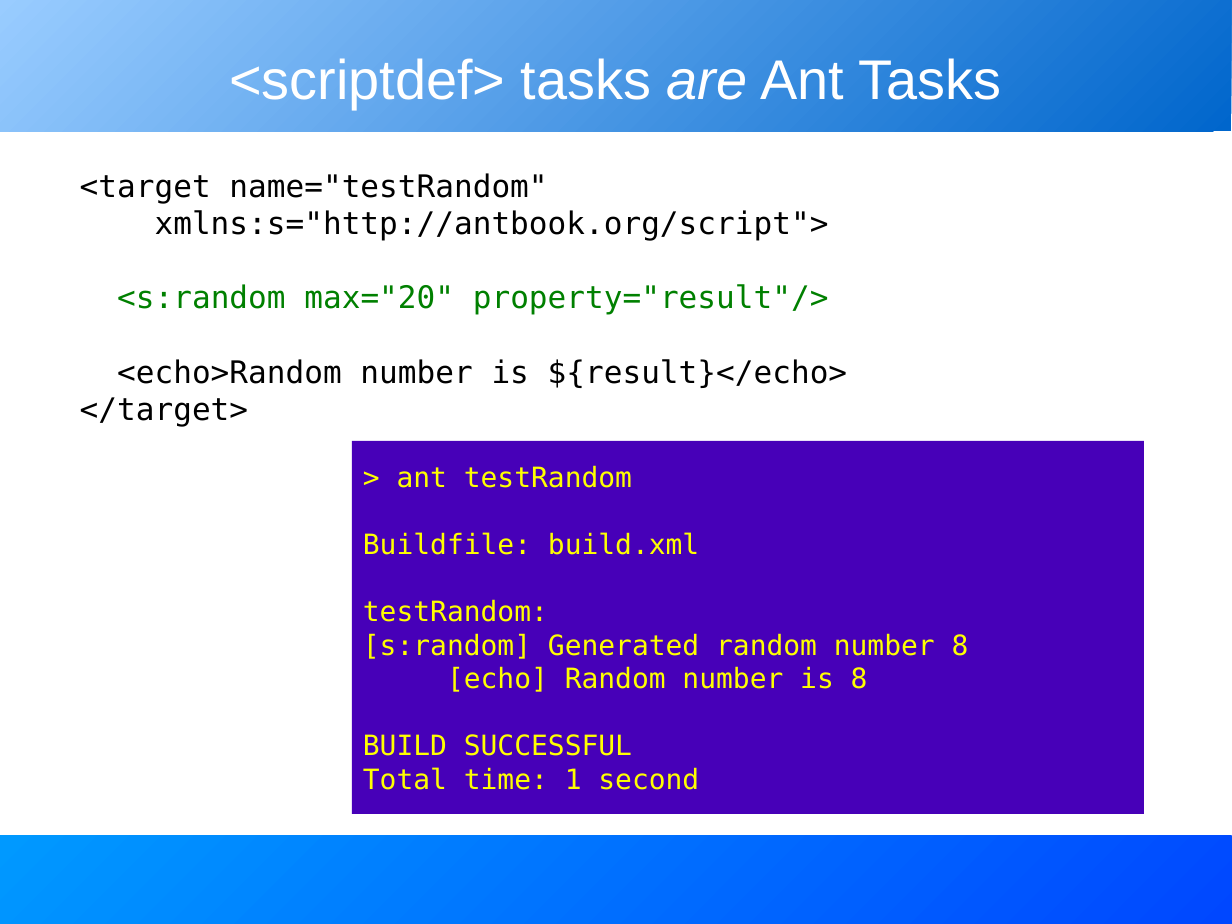
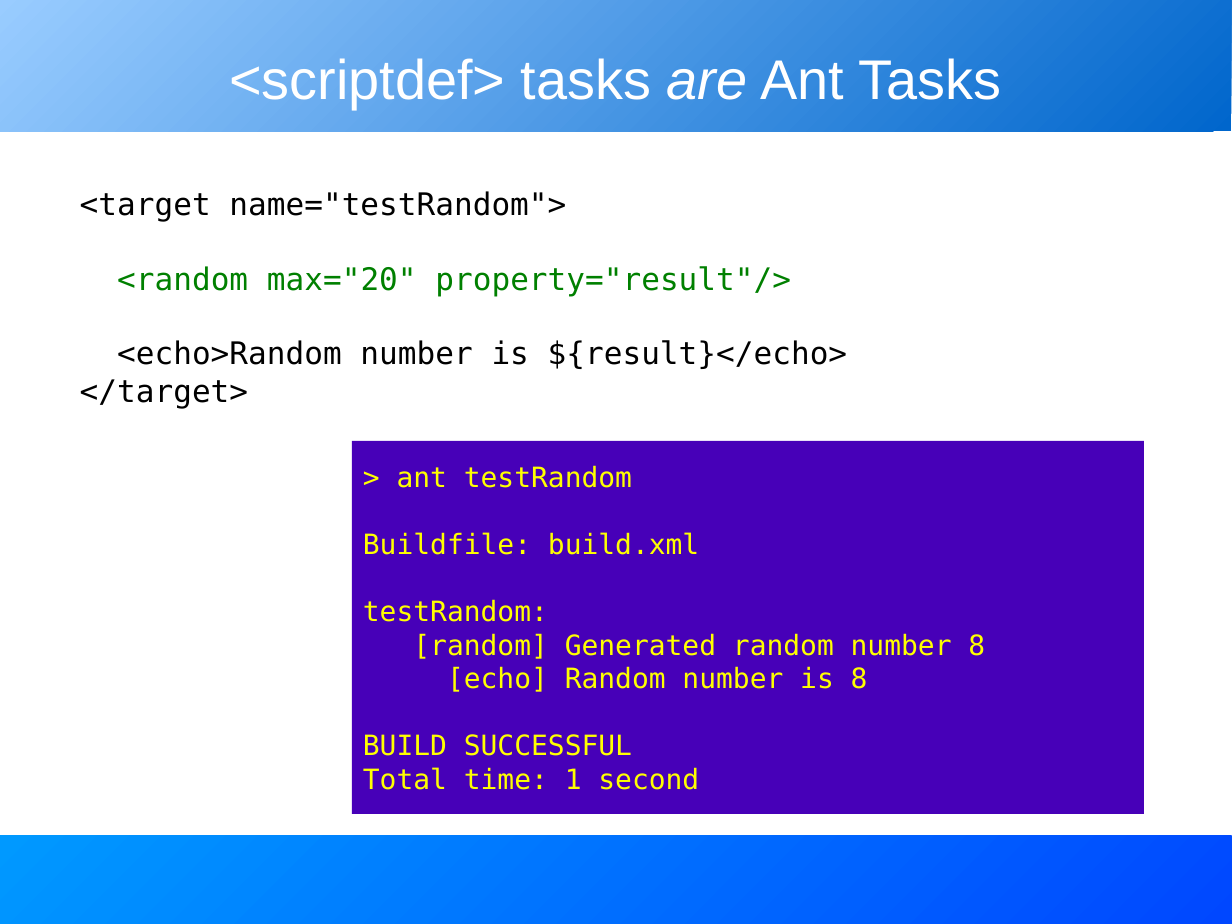
Before and after one commit to BeatrizTercero/repoSvnAnt, a slide deck: slide 8 of core/trunk/docs/slides/extending_ant.odp (slide 7 before the commit). Drawn at 1232x924 pixels with LibreOffice and Linux fonts; fonts in the diff are those of the drawing. Boxes give left, top, right and bottom in pixels: in the first picture for what was removed or moved away, otherwise in the second. Text is boxed around its words. In the diff, an @@ line names an element or a change of style, - is before the commit and + after.

```diff
--- a/core/trunk/docs/slides/extending_ant.odp
+++ b/core/trunk/docs/slides/extending_ant.odp
@@ text "<target name="testRandom">": place and size @@
-text "<target name="testRandom">" at <box>80,173,848,427</box>
+text "<target name="testRandom">" at <box>80,191,848,408</box>
@@ text at <box>80,191,791,296</box>: text changed; text colour #000000 to #008000 @@
-<target name="testRandom"
-xmlns:s="http://antbook.org/script">
-<s:random max="20" property="result"/>
+<target name="testRandom">
+<random max="20" property="result"/>
@@ text in rectangle at <box>413,633,985,659</box>: text changed @@
-[s:random] Generated random number 8
+[random] Generated random number 8
```
Also in this commit, not shown: 21 other slides changed, 1 slide added, 1 slide removed.
